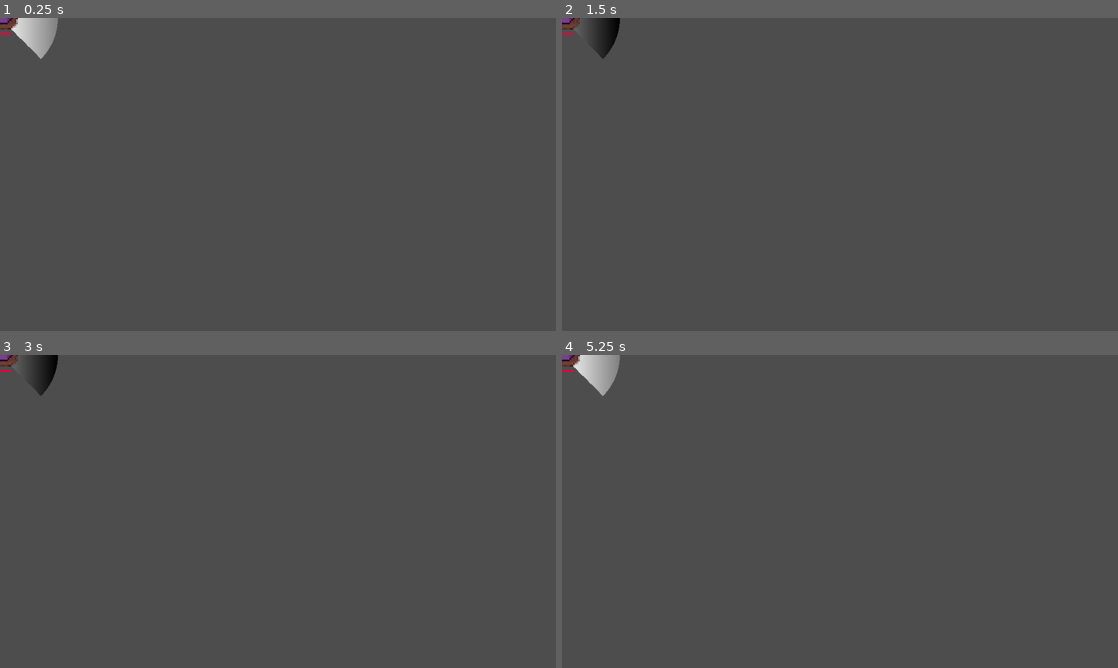
Above: before the commit, frames 1-4 (two rows, left to right).
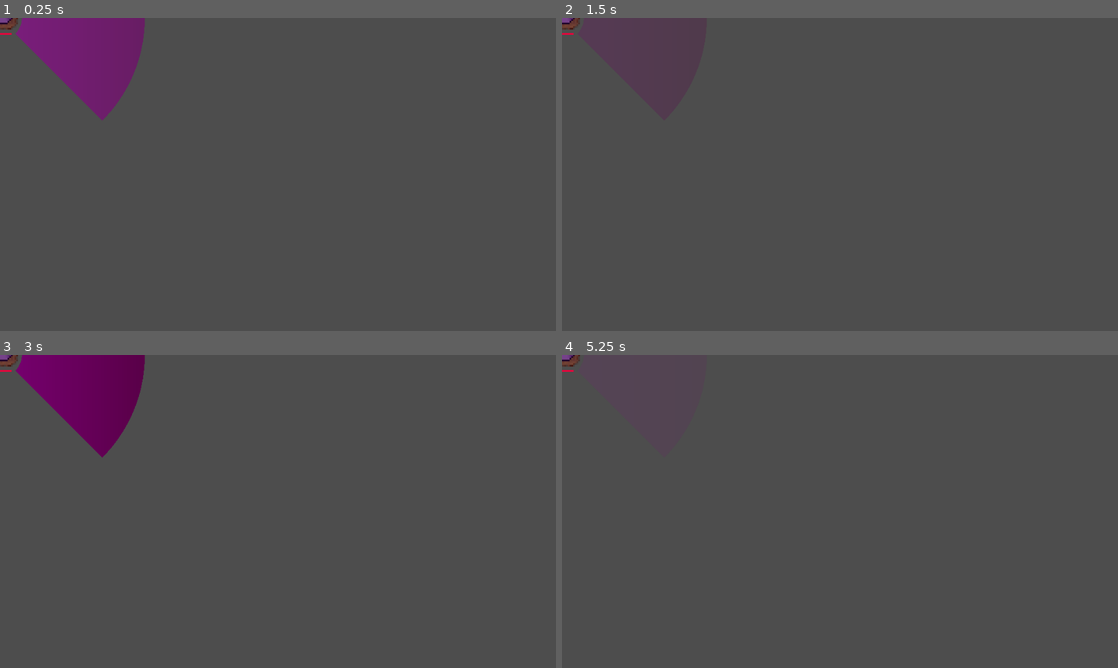
Above: after the commit, the same moments.

Repository: Zugeo0/tsof
Game: Godot game, scene res://game/enemies/03_tentacle/tentacle.tscn
The game is run twice, just before and just after one commit, with the same random seed, the same clock (stepped at 60 frames per second) and the same inputs. This scene is started directly instead of the project's main scene.
Inputs (mouse positions are in pixels of both pictures, inside the frame that each line leads up to):
- Up to frame 1 (0.25 s): no input
- Up to frame 2 (1.5 s): tap Enter at 0.5 s; move the mouse to (962, 158) at 0.52 s; hold D (move_right) 0.53-1.28 s; tap T at 0.6 s; click (962, 158) at 0.67 s; move the mouse to (728, 190) at 1.27 s; hold S (move_down) from 1.28 s (still down); tap P at 1.35 s
- Up to frame 3 (3 s): move the mouse to (333, 442) at 2.02 s; release S (move_down) at 2.03 s; hold D (move_right) 2.03-2.78 s; tap B at 2.1 s; move the mouse to (250, 574) at 2.77 s; hold W (move_up) from 2.78 s (still down); tap T at 2.85 s; click (250, 574) at 2.92 s
- Up to frame 4 (5.25 s): move the mouse to (1006, 558) at 3.52 s; release W (move_up) at 3.53 s; hold A (move_left) 3.53-5.03 s; tap P at 3.6 s; tap Escape (pause) at 4.15 s; move the mouse to (673, 464) at 4.27 s; tap B at 4.35 s; move the mouse to (867, 511) at 5.02 s; hold S (move_down) from 5.03 s (still down); tap T at 5.1 s; click (867, 511) at 5.17 s

The runs differ from the first frame. In frame 1, 4.7% of the frame differs, in the area x 2-26%, y 0-33%; in frame 2, 0.5%; in frame 3, 4.6%; in frame 4, 0.7%.
Error before the commit: Parse Error: Too few arguments for "new()" call. Expected at least 3 but received 0. (res://game/shared/attacks/slam/slam_attack.gd:87)
Error after the commit: Invalid access to property or key 'player' on a base object of type 'Nil'. (res://game/game.gd:28)

Commit message:
Make several changes according to feedback. Remove unused scripts and scenes. Remove duplicate character class

Diff:
--- a/game/attack.gd
+++ /dev/null
@@ -1 +0,0 @@
-extends Object
--- a/game/enemies/enemy_logic/components/contact_damage.gd
+++ b/game/enemies/enemy_logic/components/contact_damage.gd
@@ -28,7 +28,9 @@
 		if body.has_method("take_damage"):
 			start_cooldown = true
 
-			var attack := Attack.new(enemy, contact_damage, 0)
+			var attack := Attack.new()
+			attack.attacker = enemy
+			attack.damage = contact_damage
 			body.take_damage(attack)
 
 			if kill_self_on_contact:
--- a/game/player/classes/01_shotgunner/01_shotgunner.tres
+++ b/game/player/classes/01_shotgunner/01_shotgunner.tres
@@ -8,4 +8,4 @@
 player_class_name = "Shotgunner"
 player_class_description = "Start with only your trusty shotgun"
 player_class_icon = ExtResource("1_m3qix")
-starting_weapons = Array[String](["shotgun"])
+starting_weapons = Array[String](["shotgun_pump"])
--- a/game/player/classes/02_gunner/02_gunner.tres
+++ b/game/player/classes/02_gunner/02_gunner.tres
@@ -8,4 +8,4 @@
 player_class_name = "Gunner"
 player_class_description = "Start with an assault rifle"
 player_class_icon = ExtResource("1_mra0y")
-starting_weapons = Array[String](["assault_rifle"])
+starting_weapons = Array[String](["rifle_assault"])
--- a/game/player/classes/05_commando/05_commando.tres
+++ /dev/null
@@ -1,11 +0,0 @@
-[gd_resource type="Resource" script_class="PlayerClass" load_steps=3 format=3 uid="uid://dm4getho4xh1"]
-
-[ext_resource type="Texture2D" uid="uid://cp2yi4oe71g6" path="res://game/weapons/02_assault_rifle/assault_rifle.png" id="1_gsj6s"]
-[ext_resource type="Script" path="res://game/player/classes/player_class.gd" id="2_xeiqj"]
-
-[resource]
-script = ExtResource("2_xeiqj")
-player_class_name = "Commando"
-player_class_description = "Start with an assault rifle"
-player_class_icon = ExtResource("1_gsj6s")
-starting_weapons = Array[String](["rifle_assault"])
--- a/game/player/player.tscn
+++ b/game/player/player.tscn
@@ -50,6 +50,7 @@
 
 [node name="WeaponManager" parent="." instance=ExtResource("1_74sb1")]
 position = Vector2(0, -26)
+max_weapons = 5
 
 [node name="CollisionShape" type="CollisionShape2D" parent="."]
 shape = SubResource("CircleShape2D_x8vvb")
--- a/game/projectiles/projectile_base/projectile.gd
+++ b/game/projectiles/projectile_base/projectile.gd
@@ -41,7 +41,10 @@
 		* _data.damage_mod
 		* _data.total_damage_mod
 	)
-	var attack := Attack.new(attacker, attack_damage, attack_pierce)
+	var attack := Attack.new()
+	attack.attacker = attacker
+	attack.damage = attack_damage
+	attack.pierce = attack_pierce
 
 	return attack
 
--- a/game/shared/attacks/attack.gd
+++ b/game/shared/attacks/attack.gd
@@ -6,8 +6,3 @@
 
 ## Used to keep track of how much armor this current attack has pierced through
 var pierce_count: int
-
-func _init(attacker_: Node2D, damage_: int, pierce_: int) -> void:
-	attacker = attacker_
-	damage = damage_
-	pierce = pierce_
--- a/game/weapons/gun_base.gd
+++ b/game/weapons/gun_base.gd
@@ -1,4 +1,4 @@
-@icon("res://game/weapons/weapon_type/weapon_type.svg")
+@icon("res://game/weapons/weapon_base.svg")
 class_name GunBase extends WeaponBase
 
 @export_category("Weapon Stats")
--- a/game/weapons/weapon_base.gd
+++ b/game/weapons/weapon_base.gd
@@ -1,3 +1,4 @@
+@icon("res://game/weapons/weapon_base.svg")
 class_name WeaponBase extends Node2D
 
 enum WeaponType {
--- a/game/weapons/weapon_manager/weapon_manager.gd
+++ b/game/weapons/weapon_manager/weapon_manager.gd
@@ -1,38 +1,44 @@
 @icon("res://game/weapons/weapon_manager/weapon_manager.svg")
 class_name WeaponManager extends Node2D
 
-@export var weapon_pool: Array[PackedScene] = []
-
-@onready var weapons: Node2D = $Weapons
-@onready var target_range: Area2D = $TargetRange
+## The weapons that are available to the player.
+## Key = the internal string id of the weapon.
+## Value = the PackedScene that instantiates to said weapon.
+@export var weapon_pool: Dictionary
 
 @export_group("Global Stats")
 @export var ranged_weapon_stats: RangedWeaponStats
 @export var explosive_weapon_stats: ExplosiveWeaponStats
 @export var melee_weapon_stats: MeleeWeaponStats
 
-var _weapons_types: Dictionary = {}
+@export_group("Config")
+@export var max_weapons: int
 
-func _ready() -> void:
-	for weapon: PackedScene in weapon_pool:
-		_weapons_types[weapon.instantiate().weapon_id] = weapon
+@onready var weapons: Node2D = $Weapons
+@onready var target_range: Area2D = $TargetRange
 
 func add_weapon(id: String) -> void:
-	if id not in _weapons_types:
+	if id not in weapon_pool.keys():
 		push_error("Attempting to add invalid weapon: %s" % id)
 		return
 
-	var weapon_type: WeaponBase = _weapons_types[id].instantiate()
+	if !can_add_weapon():
+		push_error("Attempting to exceed the weapon cap with weapon: %s" % id)
+		return
+
+	var weapon_type: WeaponBase = weapon_pool[id].instantiate()
 	weapon_type.set_manager(self)
 	weapons.add_child(weapon_type)
-	#weapon_type.add_weapon(self)
+
+func can_add_weapon() -> bool:
+	return weapons.get_child_count() < max_weapons
 
 func get_weapon_type(id: String) -> WeaponBase:
-	if id not in _weapons_types:
+	if id not in weapon_pool.keys():
 		push_error("Attempting to add invalid weapon: %s" % id)
 		return
 
-	return _weapons_types[id]
+	return weapon_pool[id]
 
 func set_weapon_projectile(weapon_id: String, projectile: PackedScene) -> void:
 	var weapon_type = get_weapon_type(weapon_id)
--- a/game/weapons/weapon_manager/weapon_manager.tscn
+++ b/game/weapons/weapon_manager/weapon_manager.tscn
@@ -2,15 +2,40 @@
 
 [ext_resource type="Script" path="res://game/weapons/weapon_manager/weapon_manager.gd" id="1_iyymo"]
 [ext_resource type="PackedScene" uid="uid://gjg3p6e850qv" path="res://game/weapons/01_shotgun/shotgun.tscn" id="3_0pde6"]
-[ext_resource type="Script" path="res://game/weapons/weapon_type/ranged/ranged_weapon_stats.gd" id="3_6sn8x"]
-[ext_resource type="Script" path="res://game/weapons/weapon_type/explosive/exposive_weapon_stats.gd" id="3_ce3jm"]
-[ext_resource type="Script" path="res://game/weapons/weapon_type/melee/melee_weapon_stats.gd" id="4_5mhyx"]
 [ext_resource type="PackedScene" uid="uid://bhsxt5yp8ref6" path="res://game/weapons/02_assault_rifle/assault_rifle.tscn" id="4_m4kxo"]
 [ext_resource type="PackedScene" uid="uid://dfcam3k02yyg" path="res://game/weapons/04_rifle/rifle.tscn" id="5_51s3a"]
 [ext_resource type="PackedScene" uid="uid://308gnb3avrh" path="res://game/weapons/03_pistol/pistol.tscn" id="17_d00o8"]
 
+[sub_resource type="GDScript" id="GDScript_s1tti"]
+script/source = "class_name RangedWeaponStats extends Resource
+
+## A flat amount of bonus damage to all projectiles fired by ranged weapons.
+@export_range(0, 10, 1, \"or_greater\")
+var added_projectile_damage: int = 0
+
+## A multiplier to the amount of damage the projectile does
+@export_range(0.0, 1.0, 0.01, \"or_greater\", \"suffix:x\")
+var projectile_damage_multiplier: float = 1.0
+
+## A multiplier to the projectile speed
+@export_range(0.0, 1.0, 0.01, \"or_greater\", \"suffix:x\")
+var projectile_speed_multiplier: float = 1.0
+
+## A flat bonus to the number of projectiles fired by the player's ranged weapons.
+@export_range(0, 2, 1, \"or_greater\")
+var extra_projectiles: int = 0
+
+## A flat bonus to the projectile's pierce stat
+@export_range(0, 3, 1, \"or_greater\")
+var added_pierce: int = 0
+
+## A multiplier to the attack speed of all ranged weapons.
+@export_range(0.5, 3.0, 0.01, \"or_greater\")
+var attack_speed_mod: float = 1.0
+"
+
 [sub_resource type="Resource" id="Resource_sh7wi"]
-script = ExtResource("3_6sn8x")
+script = SubResource("GDScript_s1tti")
 added_projectile_damage = 0
 projectile_damage_multiplier = 1.0
 projectile_speed_multiplier = 1.0
@@ -18,12 +43,31 @@
 added_pierce = 0
 attack_speed_mod = 1.0
 
+[sub_resource type="GDScript" id="GDScript_y6vgb"]
+script/source = "class_name ExplosiveWeaponStats extends Resource
+
+@export_range(0.0, 1.0, 0.01, \"or_greater\")
+var explosion_range_multiplier: float = 1.0
+"
+
 [sub_resource type="Resource" id="Resource_0la66"]
-script = ExtResource("3_ce3jm")
+script = SubResource("GDScript_y6vgb")
 explosion_range_multiplier = 1.0
 
+[sub_resource type="GDScript" id="GDScript_61y6x"]
+script/source = "class_name MeleeWeaponStats extends Resource
+
+## The number of times that the weapon inherently attacks
+@export
+var added_melee_strike_count: int = 0
+
+## The delay between each additional strike of a single attack for a melee weapon
+@export_range(0.0, 1.0, 0.01, \"or_greater\")
+var melee_strike_delay_multiplier: float = 1.0
+"
+
 [sub_resource type="Resource" id="Resource_tp3q3"]
-script = ExtResource("4_5mhyx")
+script = SubResource("GDScript_61y6x")
 added_melee_strike_count = 0
 melee_strike_delay_multiplier = 1.0
 
@@ -33,7 +77,12 @@
 [node name="WeaponManager" type="Node2D"]
 y_sort_enabled = true
 script = ExtResource("1_iyymo")
-weapon_pool = Array[PackedScene]([ExtResource("17_d00o8"), ExtResource("3_0pde6"), ExtResource("4_m4kxo"), ExtResource("5_51s3a")])
+weapon_pool = {
+"pistol": ExtResource("17_d00o8"),
+"rifle_assault": ExtResource("4_m4kxo"),
+"rifle_bolt": ExtResource("5_51s3a"),
+"shotgun_pump": ExtResource("3_0pde6")
+}
 ranged_weapon_stats = SubResource("Resource_sh7wi")
 explosive_weapon_stats = SubResource("Resource_0la66")
 melee_weapon_stats = SubResource("Resource_tp3q3")
--- a/game/weapons/weapon_type/explosive/explosive_weapon.gd
+++ /dev/null
@@ -1,11 +0,0 @@
-class_name ExplosiveWeapon extends WeaponType
-
-## The mutable stats for the weapon
-@export
-var stats: ExplosiveWeaponStats
-
-## The radius of explosions generated by the weapon.
-@export var explosion_radius: float = 0.0
-
-## The type of enemy the weapon targets
-@export var target_priority: TargetPriority
--- a/game/weapons/weapon_type/melee/melee_weapon.gd
+++ /dev/null
@@ -1,16 +0,0 @@
-class_name MeleeWeapon extends WeaponType
-
-## The mutable stats for the weapon
-@export
-var stats: MeleeWeaponStats
-
-## The number of times that the weapon inherently attacks
-@export_range(1, 100, 1, "or_greater")
-var strike_count: int = 1
-
-## The delay between each additional strike of a single attack for the weapon
-@export_range(0.1, 10.0, 0.05, "or_greater", "hide_slider", "suffix:seconds")
-var strike_delay: float = 0.3
-
-## The type of enemy the weapon targets
-@export var target_priority: TargetPriority
--- a/game/weapons/weapon_type/melee/orbital_weapon.gd
+++ /dev/null
@@ -1,17 +0,0 @@
-class_name OrbitalWeapon extends WeaponType
-
-## The mutable stats for the weapon
-@export
-var stats: MeleeWeaponStats
-
-## The size of an orbital weapon's child weapon instance.
-@export
-var orbital_size: int = 10
-
-## The number of times that the weapon inherently attacks
-@export_range(1, 100, 1, "or_greater")
-var strike_count: int = 1
-
-## The delay between each additional strike of a single attack for the weapon
-@export_range(0.1, 10.0, 0.05, "or_greater", "hide_slider", "suffix:seconds")
-var strike_delay: float = 0.3
--- a/game/weapons/weapon_type/ranged/ranged_weapon_base.tscn
+++ /dev/null
@@ -1,118 +0,0 @@
-[gd_scene load_steps=3 format=3 uid="uid://pgefmsu40dxq"]
-
-[ext_resource type="Texture2D" uid="uid://dnywnltyudngn" path="res://game/weapons/01_shotgun/shotgun.png" id="2_ngsda"]
-
-[sub_resource type="GDScript" id="GDScript_a4de3"]
-script/source = "class_name RangedWeaponBase extends WeaponBase
-
-var _weapon_type: RangedWeapon
-var _current_target: Enemy
-
-@onready var burst_timer: Timer = $BurstTimer
-@onready var attack_timer: Timer = $AttackTimer
-@onready var attack_sfx: AudioStreamPlayer = $AttackSFX
-@onready var crosshair: Sprite2D = $Crosshair
-@onready var sprite: Sprite2D = $Sprite
-@onready var bullet_spawn_position: Marker2D = $BulletSpawnPosition
-
-func _ready() -> void:
-	Game.get_player().frozen.connect(func(): attack_timer.paused = true)
-	Game.get_player().unfrozen.connect(func(): attack_timer.paused = false)
-
-func _process(_delta: float) -> void:
-	sprite.flip_v = global_transform.x.x < 0
-	crosshair.visible = _current_target != null
-
-	if _current_target != null:
-		crosshair.global_position = _current_target.global_position
-		look_at(_current_target.global_position)
-
-func init(weapon_manager: WeaponManager, weapon_type: WeaponType) -> void:
-	_weapon_type = weapon_type
-	_weapon_manager = weapon_manager
-
-	sprite.texture = _weapon_type.sprite
-	attack_sfx.stream = _weapon_type.attack_sfx
-	crosshair.texture = _weapon_type.crosshair
-	attack_timer.wait_time = _weapon_type.delay_between_attacks
-
-func set_target(target: Enemy) -> void:
-	_current_target = target
-
-func _on_attack_timer_timeout() -> void:
-	var delay = _weapon_type.delay_between_attacks
-	delay *= _weapon_manager.ranged_weapon_stats.attack_speed_mod
-	delay *= Game.get_player().player_stats.attack_speed
-	attack_timer.start(delay)
-	_burst_attack()
-
-func _fire_bullet() -> void:
-	#var projectile: Projectile = _weapon_type.projectile.instantiate()
-	#var direction = _calculate_spread_vector()
-	#var target = _current_target if is_instance_valid(_current_target) else null
-	#projectile.init(direction, Game.get_player(), target, [_weapon_type.stats, _weapon_manager.ranged_weapon_stats])
-	#projectile.top_level = true
-	#projectile.global_position = bullet_spawn_position.global_position
-	#add_child(projectile)
-	_play_attack_sfx()
-
-func _calculate_spread_vector() -> Vector2:
-	var degrees = _weapon_type.projectile_spread.sample(randf()) / 2
-
-	# Give the projectile a 50% chance of having the angle inverted
-	var sign_multiplier = [-1, 1].pick_random()
-	var rad = deg_to_rad(degrees)
-
-	# Rotate the angle by rad or -rad
-	var angle = global_transform.x.rotated(rad * sign_multiplier)
-	return angle
-
-func _burst_attack() -> void:
-	if _weapon_type.delay_between_burst_projectiles > 0:
-		burst_timer.wait_time = _weapon_type.delay_between_burst_projectiles
-
-	for i in range(_weapon_type.projectile_count):
-		_fire_bullet()
-
-		if _weapon_type.delay_between_burst_projectiles > 0:
-			burst_timer.start()
-			await burst_timer.timeout
-
-func _play_attack_sfx() -> void:
-	# Randomly pitch the sound effect up/down to add variety.
-	attack_sfx.pitch_scale = randf_range(0.5, 2)
-	attack_sfx.play()
-"
-
-[node name="RangedWeaponBase" type="Node2D"]
-y_sort_enabled = true
-script = SubResource("GDScript_a4de3")
-weapon_id = null
-weapon_name = null
-weapon_type = null
-attack_speed = null
-
-[node name="BurstTimer" type="Timer" parent="."]
-one_shot = true
-autostart = true
-
-[node name="AttackTimer" type="Timer" parent="."]
-one_shot = true
-autostart = true
-
-[node name="AttackSFX" type="AudioStreamPlayer" parent="."]
-volume_db = -20.0
-max_polyphony = 10
-bus = &"Effects"
-
-[node name="Crosshair" type="Sprite2D" parent="."]
-top_level = true
-
-[node name="Sprite" type="Sprite2D" parent="."]
-position = Vector2(50, 0)
-texture = ExtResource("2_ngsda")
-
-[node name="BulletSpawnPosition" type="Marker2D" parent="."]
-position = Vector2(78, 0)
-
-[connection signal="timeout" from="AttackTimer" to="." method="_on_attack_timer_timeout"]
--- a/game/weapons/weapon_type/weapon_base.gd
+++ /dev/null
@@ -1,5 +0,0 @@
-@icon("res://game/weapons/weapon_base/weapon_base.svg")
-extends Node2D
-
-func init(_weapon_manager: WeaponManager, _weapon_type: WeaponType) -> void:
-	pass
--- a/game/weapons/weapon_type/weapon_type.svg
+++ /dev/null
@@ -1 +0,0 @@
-<svg xmlns="http://www.w3.org/2000/svg" width="24px" height="24px" viewBox="0 0 512 512"><path fill="#8da5f3" d="m79.238 115.768l-28.51 67.863h406.15l-.273-67.862h-263.83v55.605h-15v-55.605h-16.68v55.605H146.1v-55.605h-17.434v55.605h-15v-55.605H79.238zm387.834 15.96v40.66h18.688v-40.66zM56.768 198.63l20.566 32.015L28.894 406.5l101.68 7.174l21.54-97.996h115.74l14.664-80.252l174.55-3.873l-.13-32.922H56.767zm206.672 37.22l-11.17 61.142h-96.05l12.98-59.05l12.53-.278l-2.224 35.5l14.262 13.576l1.003-33.65l24.69-16.264l43.98-.976z"/></svg>
--- a/menus/class_selection/class_selection.tscn
+++ b/menus/class_selection/class_selection.tscn
@@ -6,7 +6,6 @@
 [ext_resource type="Resource" uid="uid://bkkq4b7oqxsqk" path="res://game/player/classes/02_gunner/02_gunner.tres" id="4_abi4m"]
 [ext_resource type="Resource" uid="uid://cf31etu4q7y4v" path="res://game/player/classes/03_gunslinger/03_gunslinger.tres" id="5_l44w5"]
 [ext_resource type="Resource" uid="uid://byo25awpmaqob" path="res://game/player/classes/04_deadeye/04_deadeye.tres" id="6_fjgik"]
-[ext_resource type="Resource" uid="uid://dm4getho4xh1" path="res://game/player/classes/05_commando/05_commando.tres" id="7_iu7bm"]
 
 [node name="ClassSelection" type="Control"]
 layout_mode = 3
@@ -14,7 +13,7 @@
 offset_right = 336.0
 offset_bottom = 224.0
 script = ExtResource("1_n42yp")
-classes = Array[ExtResource("2_3v5ir")]([ExtResource("3_iptwg"), ExtResource("4_abi4m"), ExtResource("5_l44w5"), ExtResource("6_fjgik"), ExtResource("7_iu7bm")])
+classes = Array[ExtResource("2_3v5ir")]([ExtResource("3_iptwg"), ExtResource("4_abi4m"), ExtResource("5_l44w5"), ExtResource("6_fjgik")])
 
 [node name="ScrollContainer" type="ScrollContainer" parent="."]
 layout_mode = 1
Renamed: game/weapons/weapon_type/weapon_base.svg -> game/weapons/weapon_base.svg
Not shown, changed: game/weapons/weapon_base.svg.import
Renamed: game/weapons/weapon_type/explosive/exposive_weapon_stats.gd -> game/weapons/weapon_type/explosive/explosive_weapon_stats.gd
Not shown, removed: game/weapons/weapon_type/weapon_type.svg.import
Not shown: 1 places in menus/class_selection/class_selection.tscn that only renumber resources
